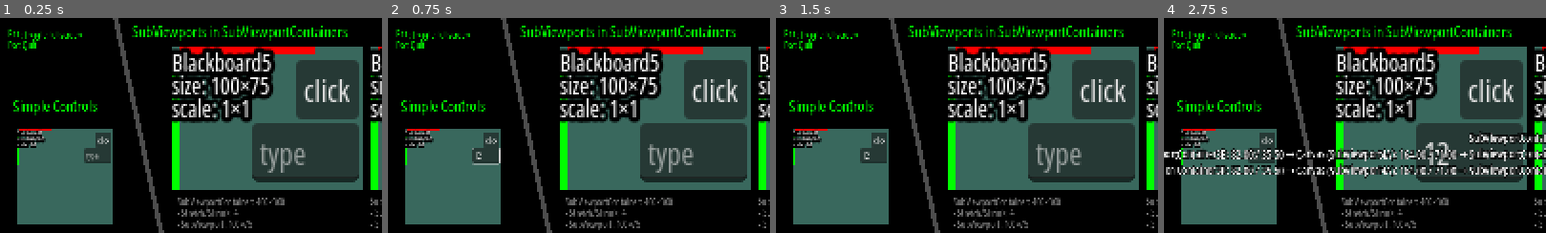
Above: before the commit, frames 1-4 (left to right).
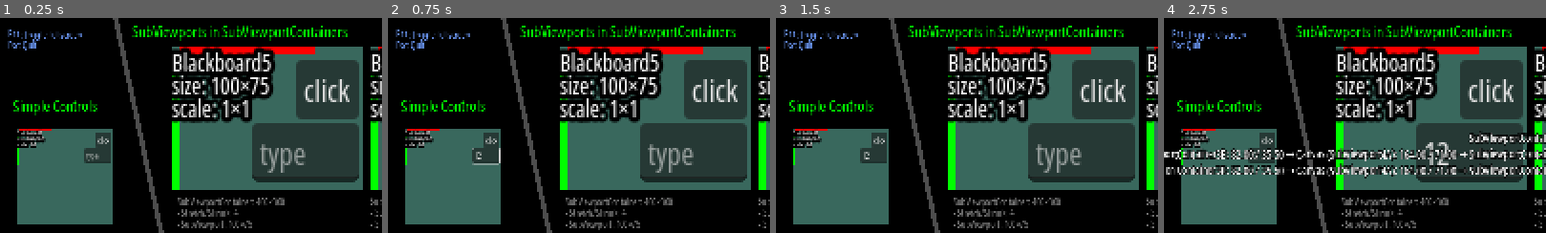
Above: after the commit, the same moments.

Repository: Toxe/godot-coordinate-systems
Game: Godot game, scene res://scenes/main.tscn
Two runs of this game, one before a commit and one after it. Both use one fixed random seed, a clock stepped at 60 frames per second and the inputs below.
Inputs (mouse positions are % of the whole screen's width and height, from its top left):
- Up to frame 1 (0.25 s): no input
- Up to frame 2 (0.75 s): click (13, 32) at 0.52 s; type "12" at 0.6 s
- Up to frame 3 (1.5 s): click (22, 90) at 0.75 s; type "12" at 0.83 s; click (11, 61) at 0.98 s; type "12" at 1.07 s; click (35, 73) at 1.27 s; type "12" at 1.35 s
- Up to frame 4 (2.75 s): click (41, 31) at 1.5 s; type "12" at 1.58 s; click (66, 31) at 1.73 s; type "12" at 1.82 s; click (95, 22) at 2.02 s; type "12" at 2.1 s
The pictures show only the part of the screen within x 0-50%, y 0-50%; the shares and areas given below are measured in that part.

The runs differ from the first frame. In frame 1, 0.4% of the frame differs, in the area x 2-22%, y 5-16%; in frame 2, 0.4%; in frame 3, 0.4%; in frame 4, 0.4%.

Commit message:
Change label color

Diff:
--- a/CoordinateSystems/scenes/main.tscn
+++ b/CoordinateSystems/scenes/main.tscn
@@ -117,7 +117,7 @@
 offset_top = 20.0
 offset_right = 179.0
 offset_bottom = 71.0
-theme_override_colors/font_color = Color(0, 1, 0, 1)
+theme_override_colors/font_color = Color(0.43997124, 0.6179501, 1, 1)
 text = "F11: Toggle Fullscreen
 Esc: Quit"
 
